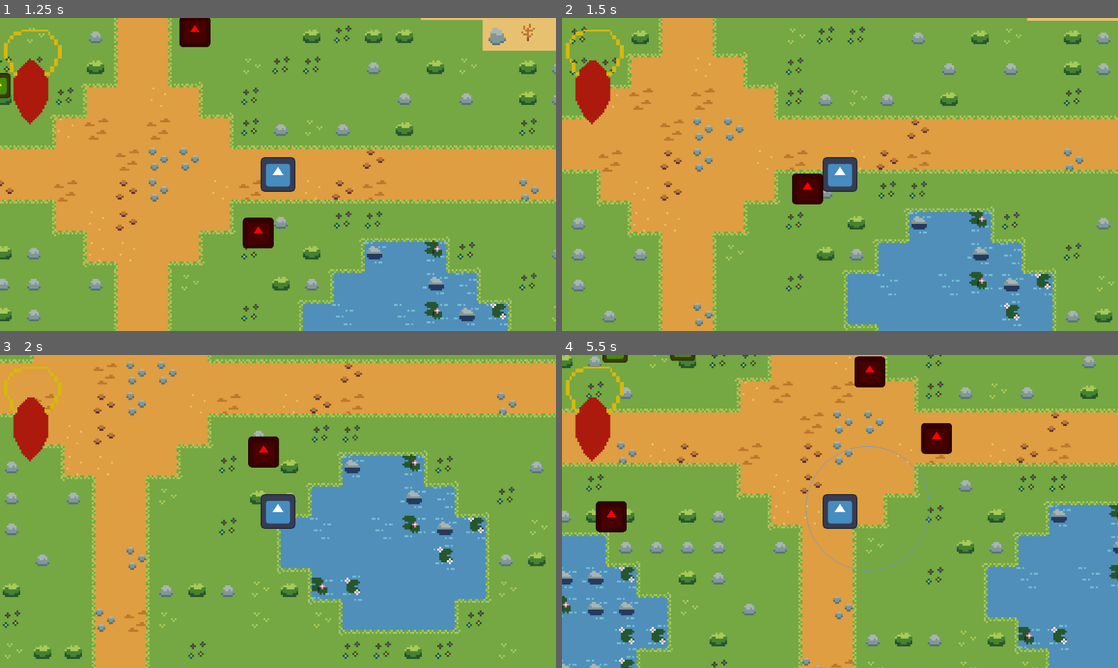
Above: before the commit, frames 1-4 (two rows, left to right).
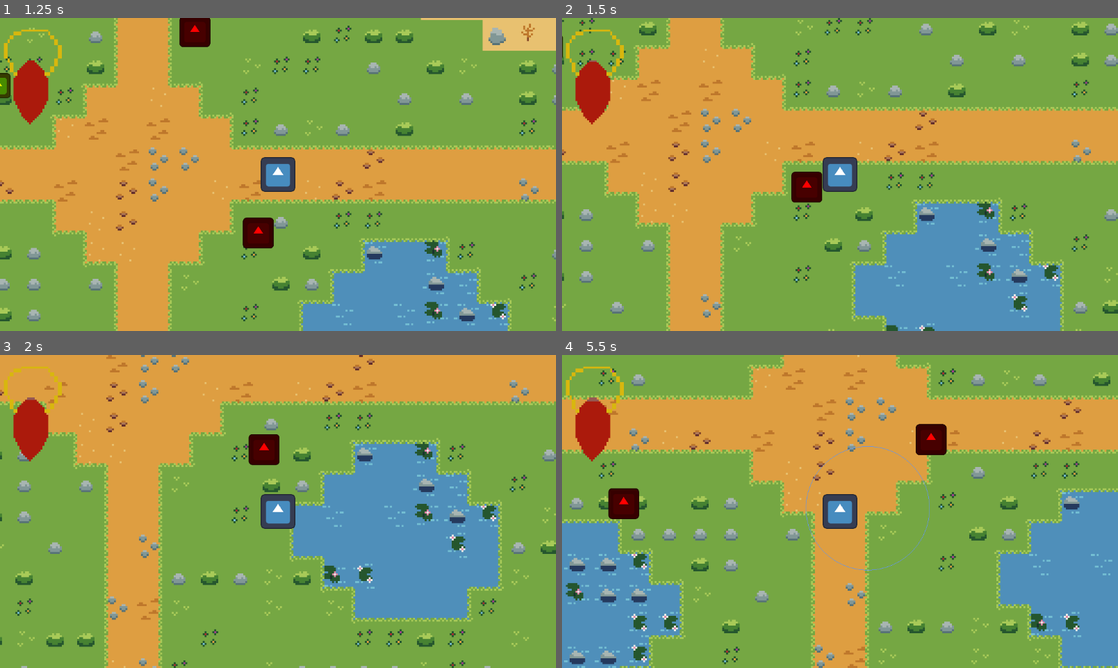
Above: after the commit, the same moments.

Repository: xstron/PSGJ15
Game: Godot game, scene res://Scenes/main.tscn
The game is run twice, just before and just after one commit, with the same random seed, the same clock (stepped at 60 frames per second) and the same inputs. The engine's default icon, where the game draws it, is replaced by a stand-in: a white triangle on a blue panel in a dark square.
Inputs (mouse positions are in pixels of both pictures, inside the frame that each line leads up to):
- Up to frame 1 (1.25 s): tap Enter at 0.5 s; move the mouse to (400, 158) at 0.52 s; hold D (Right) from 0.53 s (still down); hold E (Interact) from 0.53 s (still down)
- Up to frame 2 (1.5 s): move the mouse to (728, 190) at 1.27 s; release D (Right) at 1.28 s; release E (Interact) at 1.28 s; hold S (Down) from 1.28 s (still down); click (728, 190) at 1.35 s
- Up to frame 3 (2 s): keep holding S (Down)
- Up to frame 4 (5.5 s): move the mouse to (895, 442) at 2.02 s; release S (Down) at 2.03 s; hold D (Right) 2.03-2.78 s; hold Right mouse button (Secondary) 2.03-2.78 s; move the mouse to (812, 574) at 2.77 s; hold W (Up) 2.78-3.53 s; tap 1 (Spell 1) at 2.85 s; move the mouse to (1006, 558) at 3.52 s; hold 2 (Spell 2) 3.53-4.28 s; hold A (Left) 3.53-5.03 s; move the mouse to (673, 464) at 4.27 s; tap 3 (Spell 3) at 4.35 s; move the mouse to (867, 511) at 5.02 s; hold S (Down) from 5.03 s (still down); hold 4 (Spell 4) from 5.03 s (still down)

Frame 1 is identical in both runs. In frame 2, 20% of the frame differs, in the area x 0-100%, y 0-100%; in frame 3, 23%; in frame 4, 28%.

Commit message:
fix healthbar range, make enemies less likely to get stuck

Diff:
--- a/Scenes/chest.tscn
+++ b/Scenes/chest.tscn
@@ -7,13 +7,18 @@
 [sub_resource type="CircleShape2D" id="CircleShape2D_q3fnq"]
 radius = 9.0
 
-[sub_resource type="RectangleShape2D" id="RectangleShape2D_va01q"]
-size = Vector2(12, 12)
+[sub_resource type="CircleShape2D" id="CircleShape2D_jcti4"]
+radius = 7.0
 
 [node name="Chest" type="StaticBody2D"]
 collision_layer = 4
 collision_mask = 0
 script = ExtResource("1_0nlev")
+
+[node name="Sprite2D" type="Sprite2D" parent="."]
+modulate = Color(1, 1, 0, 1)
+scale = Vector2(0.1, 0.1)
+texture = ExtResource("2_eut5q")
 
 [node name="InteractionComponent" parent="." node_paths=PackedStringArray("interaction_icon") instance=ExtResource("1_o48yy")]
 interaction_icon = NodePath("InteractionIcon")
@@ -30,11 +35,6 @@
 texture = ExtResource("2_eut5q")
 
 [node name="CollisionShape2D" type="CollisionShape2D" parent="."]
-shape = SubResource("RectangleShape2D_va01q")
-
-[node name="Sprite2D" type="Sprite2D" parent="."]
-modulate = Color(1, 1, 0, 1)
-scale = Vector2(0.1, 0.1)
-texture = ExtResource("2_eut5q")
+shape = SubResource("CircleShape2D_jcti4")
 
 [connection signal="interaction_signal" from="InteractionComponent" to="." method="say_something"]
--- a/Scenes/healthabr.tscn
+++ b/Scenes/healthabr.tscn
@@ -13,12 +13,17 @@
 grow_vertical = 2
 script = ExtResource("1_i5jcn")
 
+[node name="Sprite2D" type="Sprite2D" parent="."]
+position = Vector2(32, 32)
+texture = ExtResource("1_lgydm")
+
 [node name="TextureProgressBar" type="TextureProgressBar" parent="."]
 z_index = 1
 layout_mode = 0
-offset_right = 40.0
-offset_bottom = 40.0
+offset_left = 21.0
+offset_top = 25.0
+offset_right = 39.0
+offset_bottom = 58.0
 max_value = 50.0
 fill_mode = 2
-texture_under = ExtResource("1_lgydm")
 texture_progress = ExtResource("2_upuvi")
--- a/Scenes/player.tscn
+++ b/Scenes/player.tscn
@@ -16,7 +16,7 @@
 
 [node name="Player" type="CharacterBody2D"]
 collision_layer = 9
-collision_mask = 10
+collision_mask = 8
 motion_mode = 1
 script = ExtResource("1_f5x2b")
 
Binary file changed: Assets/health_over.png
Not shown, added: Assets/m5x7.ttf.import
Not shown, added: Assets/health_over.png~
